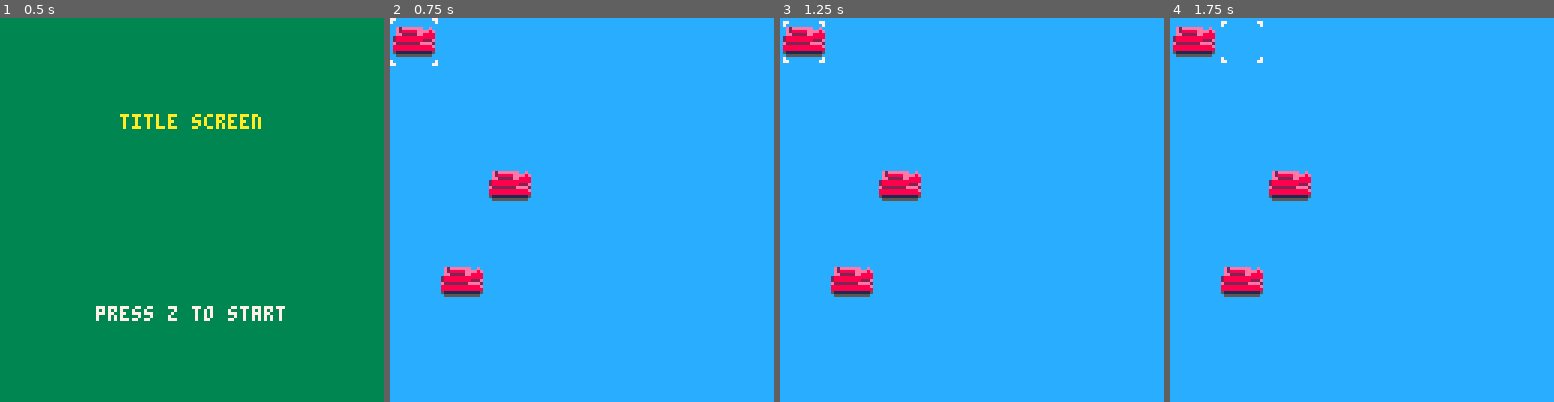
Above: before the commit, frames 1-4 (left to right).
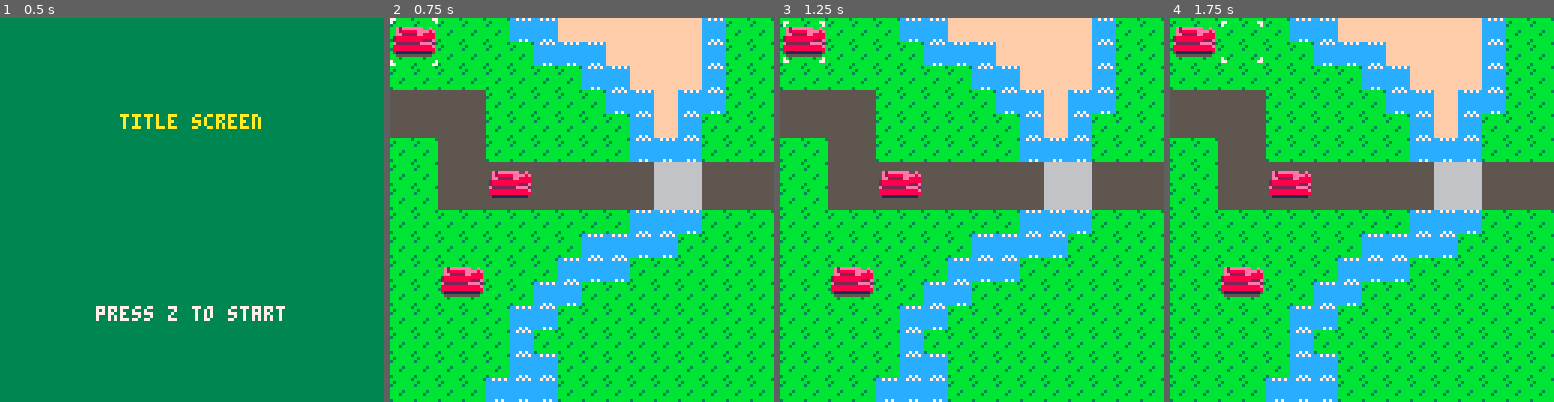
Above: after the commit, the same moments.

Repository: wbprice/pico-wars
Game: PICO-8 cartridge pico-wars.p8
The game is run twice, just before and just after one commit, with the same random seed, the same clock (stepped at 60 frames per second) and the same inputs.
Inputs:
- Up to frame 1 (0.5 s): no input
- Up to frame 2 (0.75 s): tap O (Z key) at 0.7 s
- Up to frame 3 (1.25 s): no input
- Up to frame 4 (1.75 s): hold Right from 1.6 s (still down); tap O (Z key) at 1.7 s

Frame 1 is identical in both runs. In frame 2, 83% of the frame differs, in the area x 0-100%, y 0-100%; in frame 3, 83%; in frame 4, 83%.

Commit message:
click actions next

Diff:
--- a/pico-wars.p8
+++ b/pico-wars.p8
@@ -83,9 +83,9 @@
 	setmetatable(unit, unit_class)
 	unit.x = x or 0
 	unit.y = y or 0
-	unit.active = true
+	unit.acted = false
+	unit.moved = false
 	unit.faction = faction or 'red'
-	unit.movement_range = 2
 	unit.direction = 'right'
 	return unit
 end
@@ -97,7 +97,6 @@
 function tank_class:new(x, y)
 	tank = unit_class:new(x, y)
 	setmetatable(tank, tank_class)
-	tank.movement_range = 4
 	return tank
 end
 
@@ -106,7 +105,7 @@
 	spr(3, self.x * 16, self.y * 16 + 10, 1, 1)
 	spr(3, self.x * 16 + 8, self.y * 16 + 10, 1, 1, true)
 	-- top
-	if self.active and headbob then
+	if not self.acted and headbob then
 		spr(1, self.x * 16, self.y * 16 + 3, 2, 2)
 	else
 		spr(1, self.x * 16, self.y * 16 + 2, 2, 2)
@@ -170,7 +169,7 @@
 end
 
 function gamedraw()
-	rectfill(0,0,screenwidth, screenheight, 12)
+    map(0, 0, 0, 0, 16, 16)
 	tank0:draw()
 	tank1:draw()
 	tank2:draw()
@@ -360,165 +359,165 @@
 0000000000000000000000000000000000000000000000000000000000000000000000000000000000000000000000000000000000000000000000000000000000000000000000000000000000000000000000000000000000000000000000000000000000000000000000000000000000000000000000000000000000000000
 0000000000000000000000000000000000000000000000000000000000000000000000000000000000000000000000000000000000000000000000000000000000000000000000000000000000000000000000000000000000000000000000000000000000000000000000000000000000000000000000000000000000000000
 __map__
-0000000000000000000000000000000000000000000000000000000000000000000000000000000000000000000000000000000000000000000000000000000000000000000000000000000000000000000000000000000000000000000000000000000000000000000000000000000000000000000000000000000000000000
-0000000000000000000000000000000000000000000000000000000000000000000000000000000000000000000000000000000000000000000000000000000000000000000000000000000000000000000000000000000000000000000000000000000000000000000000000000000000000000000000000000000000000000
-0000000000000000000000000000000000000000000000000000000000000000000000000000000000000000000000000000000000000000000000000000000000000000000000000000000000000000000000000000000000000000000000000000000000000000000000000000000000000000000000000000000000000000
-0000000000000000000000000000000000000000000000000000000000000000000000000000000000000000000000000000000000000000000000000000000000000000000000000000000000000000000000000000000000000000000000000000000000000000000000000000000000000000000000000000000000000000
-0000000000000000000000000000000000000000000000000000000000000000000000000000000000000000000000000000000000000000000000000000000000000000000000000000000000000000000000000000000000000000000000000000000000000000000000000000000000000000000000000000000000000000
-0000000000000000000000000000000000000000000000000000000000000000000000000000000000000000000000000000000000000000000000000000000000000000000000000000000000000000000000000000000000000000000000000000000000000000000000000000000000000000000000000000000000000000
-0000000000000000000000000000000000000000000000000000000000000000000000000000000000000000000000000000000000000000000000000000000000000000000000000000000000000000000000000000000000000000000000000000000000000000000000000000000000000000000000000000000000000000
-0000000000000000000000000000000000000000000000000000000000000000000000000000000000000000000000000000000000000000000000000000000000000000000000000000000000000000000000000000000000000000000000000000000000000000000000000000000000000000000000000000000000000000
-0000000000000000000000000000000000000000000000000000000000000000000000000000000000000000000000000000000000000000000000000000000000000000000000000000000000000000000000000000000000000000000000000000000000000000000000000000000000000000000000000000000000000000
-0000000000000000000000000000000000000000000000000000000000000000000000000000000000000000000000000000000000000000000000000000000000000000000000000000000000000000000000000000000000000000000000000000000000000000000000000000000000000000000000000000000000000000
-0000000000000000000000000000000000000000000000000000000000000000000000000000000000000000000000000000000000000000000000000000000000000000000000000000000000000000000000000000000000000000000000000000000000000000000000000000000000000000000000000000000000000000
-0000000000000000000000000000000000000000000000000000000000000000000000000000000000000000000000000000000000000000000000000000000000000000000000000000000000000000000000000000000000000000000000000000000000000000000000000000000000000000000000000000000000000000
-0000000000000000000000000000000000000000000000000000000000000000000000000000000000000000000000000000000000000000000000000000000000000000000000000000000000000000000000000000000000000000000000000000000000000000000000000000000000000000000000000000000000000000
-0000000000000000000000000000000000000000000000000000000000000000000000000000000000000000000000000000000000000000000000000000000000000000000000000000000000000000000000000000000000000000000000000000000000000000000000000000000000000000000000000000000000000000
-0000000000000000000000000000000000000000000000000000000000000000000000000000000000000000000000000000000000000000000000000000000000000000000000000000000000000000000000000000000000000000000000000000000000000000000000000000000000000000000000000000000000000000
-0000000000000000000000000000000000000000000000000000000000000000000000000000000000000000000000000000000000000000000000000000000000000000000000000000000000000000000000000000000000000000000000000000000000000000000000000000000000000000000000000000000000000000
-0000000000000000000000000000000000000000000000000000000000000000000000000000000000000000000000000000000000000000000000000000000000000000000000000000000000000000000000000000000000000000000000000000000000000000000000000000000000000000000000000000000000000000
-0000000000000000000000000000000000000000000000000000000000000000000000000000000000000000000000000000000000000000000000000000000000000000000000000000000000000000000000000000000000000000000000000000000000000000000000000000000000000000000000000000000000000000
-0000000000000000000000000000000000000000000000000000000000000000000000000000000000000000000000000000000000000000000000000000000000000000000000000000000000000000000000000000000000000000000000000000000000000000000000000000000000000000000000000000000000000000
-0000000000000000000000000000000000000000000000000000000000000000000000000000000000000000000000000000000000000000000000000000000000000000000000000000000000000000000000000000000000000000000000000000000000000000000000000000000000000000000000000000000000000000
-0000000000000000000000000000000000000000000000000000000000000000000000000000000000000000000000000000000000000000000000000000000000000000000000000000000000000000000000000000000000000000000000000000000000000000000000000000000000000000000000000000000000000000
-0000000000000000000000000000000000000000000000000000000000000000000000000000000000000000000000000000000000000000000000000000000000000000000000000000000000000000000000000000000000000000000000000000000000000000000000000000000000000000000000000000000000000000
-0000000000000000000000000000000000000000000000000000000000000000000000000000000000000000000000000000000000000000000000000000000000000000000000000000000000000000000000000000000000000000000000000000000000000000000000000000000000000000000000000000000000000000
-0000000000000000000000000000000000000000000000000000000000000000000000000000000000000000000000000000000000000000000000000000000000000000000000000000000000000000000000000000000000000000000000000000000000000000000000000000000000000000000000000000000000000000
-0000000000000000000000000000000000000000000000000000000000000000000000000000000000000000000000000000000000000000000000000000000000000000000000000000000000000000000000000000000000000000000000000000000000000000000000000000000000000000000000000000000000000000
-0000000000000000000000000000000000000000000000000000000000000000000000000000000000000000000000000000000000000000000000000000000000000000000000000000000000000000000000000000000000000000000000000000000000000000000000000000000000000000000000000000000000000000
-0000000000000000000000000000000000000000000000000000000000000000000000000000000000000000000000000000000000000000000000000000000000000000000000000000000000000000000000000000000000000000000000000000000000000000000000000000000000000000000000000000000000000000
-0000000000000000000000000000000000000000000000000000000000000000000000000000000000000000000000000000000000000000000000000000000000000000000000000000000000000000000000000000000000000000000000000000000000000000000000000000000000000000000000000000000000000000
-0000000000000000000000000000000000000000000000000000000000000000000000000000000000000000000000000000000000000000000000000000000000000000000000000000000000000000000000000000000000000000000000000000000000000000000000000000000000000000000000000000000000000000
-0000000000000000000000000000000000000000000000000000000000000000000000000000000000000000000000000000000000000000000000000000000000000000000000000000000000000000000000000000000000000000000000000000000000000000000000000000000000000000000000000000000000000000
-0000000000000000000000000000000000000000000000000000000000000000000000000000000000000000000000000000000000000000000000000000000000000000000000000000000000000000000000000000000000000000000000000000000000000000000000000000000000000000000000000000000000000000
-0000000000000000000000000000000000000000000000000000000000000000000000000000000000000000000000000000000000000000000000000000000000000000000000000000000000000000000000000000000000000000000000000000000000000000000000000000000000000000000000000000000000000000
-…(130 lines of a section not shown)…
+4040404040424261616161616142404000000000000000000000000000000000000000000000000000000000000000000000000000000000000000000000000000000000000000000000000000000000000000000000000000000000000000000000000000000000000000000000000000000000000000000000000000000000
+4040404040404242426161616142404000000000000000000000000000000000000000000000000000000000000000000000000000000000000000000000000000000000000000000000000000000000000000000000000000000000000000000000000000000000000000000000000000000000000000000000000000000000
+4040404040404040424261616142404000000000000000000000000000000000000000000000000000000000000000000000000000000000000000000000000000000000000000000000000000000000000000000000000000000000000000000000000000000000000000000000000000000000000000000000000000000000
+4141414140404040404242614242404000000000000000000000000000000000000000000000000000000000000000000000000000000000000000000000000000000000000000000000000000000000000000000000000000000000000000000000000000000000000000000000000000000000000000000000000000000000
+4141414140404040404042614240404000000000000000000000000000000000000000000000000000000000000000000000000000000000000000000000000000000000000000000000000000000000000000000000000000000000000000000000000000000000000000000000000000000000000000000000000000000000
+4040414140404040404042424240404000000000000000000000000000000000000000000000000000000000000000000000000000000000000000000000000000000000000000000000000000000000000000000000000000000000000000000000000000000000000000000000000000000000000000000000000000000000
+4040414141414141414141515141414150505050000000000000000000000000000000000000000000000000000000000000000000000000000000000000000000000000000000000000000000000000000000000000000000000000000000000000000000000000000000000000000000000000000000000000000000000000
+4040414141414141414141515141414100005000000000000000000000000000000000000000000000000000000000000000000000000000000000000000000000000000000000000000000000000000000000000000000000000000000000000000000000000000000000000000000000000000000000000000000000000000
+4040404040404040404042424240404000000000000000000000000000000000000000000000000000000000000000000000000000000000000000000000000000000000000000000000000000000000000000000000000000000000000000000000000000000000000000000000000000000000000000000000000000000000
+4040404040404040424242424040404000000000000000000000000000000000000000000000000000000000000000000000000000000000000000000000000000000000000000000000000000000000000000000000000000000000000000000000000000000000000000000000000000000000000000000000000000000000
+4040404040404042424240404040404000000000000000000000000000000000000000000000000000000000000000000000000000000000000000000000000000000000000000000000000000000000000000000000000000000000000000000000000000000000000000000000000000000000000000000000000000000000
+4040404040404242404040404040404043430000000000000000000000000000000000000000000000000000000000000000000000000000000000000000000000000000000000000000000000000000000000000000000000000000000000000000000000000000000000000000000000000000000000000000000000000000
+4040404040424240404040404040404000000000000000000000000000000000000000000000000000000000000000000000000000000000000000000000000000000000000000000000000000000000000000000000000000000000000000000000000000000000000000000000000000000000000000000000000000000000
+4040404040424040404040404040404000000000000000000000000000000000000000000000000000000000000000000000000000000000000000000000000000000000000000000000000000000000000000000000000000000000000000000000000000000000000000000000000000000000000000000000000000000000
+4040404040424240404040404040404000000000000000000000000000000000000000000000000000000000000000000000000000000000000000000000000000000000000000000000000000000000000000000000000000000000000000000000000000000000000000000000000000000000000000000000000000000000
+4040404042424240404040404040404000000000000000000000000000000000000000000000000000000000000000000000000000000000000000000000000000000000000000000000000000000000000000000000000000000000000000000000000000000000000000000000000000000000000000000000000000000000
+4040404042424242404040404040404000000000000000000000000000000000000000000000000000000000000000000000000000000000000000000000000000000000000000000000000000000000000000000000000000000000000000000000000000000000000000000000000000000000000000000000000000000000
+4043434343434343434343434343430000000000000000000000000000000000000000000000000000000000000000000000000000000000000000000000000000000000000000000000000000000000000000000000000000000000000000000000000000000000000000000000000000000000000000000000000000000000
+4000000000000000000000000000000000000000000000000000000000000000000000000000000000000000000000000000000000000000000000000000000000000000000000000000000000000000000000000000000000000000000000000000000000000000000000000000000000000000000000000000000000000000
+0000000000000000000000000000000000000000000000000000000000000000000000000000000000000000000000000000000000000000000000000000000000000000000000000000000000000000000000000000000000000000000000000000000000000000000000000000000000000000000000000000000000000000
+0000000000000000000000000000000000000000000000000000000000000000000000000000000000000000000000000000000000000000000000000000000000000000000000000000000000000000000000000000000000000000000000000000000000000000000000000000000000000000000000000000000000000000
+0000000000000000000000000000000000000000000000000000000000000000000000000000000000000000000000000000000000000000000000000000000000000000000000000000000000000000000000000000000000000000000000000000000000000000000000000000000000000000000000000000000000000000
+0000000000000000000000000000000000000000000000000000000000000000000000000000000000000000000000000000000000000000000000000000000000000000000000000000000000000000000000000000000000000000000000000000000000000000000000000000000000000000000000000000000000000000
+0000000000000000000000000000000000000000000000000000000000000000000000000000000000000000000000000000000000000000000000000000000000000000000000000000000000000000000000000000000000000000000000000000000000000000000000000000000000000000000000000000000000000000
+0000000000000000000000000000000000000000000000000000000000000000000000000000000000000000000000000000000000000000000000000000000000000000000000000000000000000000000000000000000000000000000000000000000000000000000000000000000000000000000000000000000000000000
+0000000000000000000000000000000000000000000000000000000000000000000000000000000000000000000000000000000000000000000000000000000000000000000000000000000000000000000000000000000000000000000000000000000000000000000000000000000000000000000000000000000000000000
+0000000000000000000000000000000000000000000000000000000000000000000000000000000000000000000000000000000000000000000000000000000000000000000000000000000000000000000000000000000000000000000000000000000000000000000000000000000000000000000000000000000000000000
+0000000000000000000000000000000000000000000000000000000000000000000000000000000000000000000000000000000000000000000000000000000000000000000000000000000000000000000000000000000000000000000000000000000000000000000000000000000000000000000000000000000000000000
+0000000000000000000000000000000000000000000000000000000000000000000000000000000000000000000000000000000000000000000000000000000000000000000000000000000000000000000000000000000000000000000000000000000000000000000000000000000000000000000000000000000000000000
+0000000000000000000000000000000000000000000000000000000000000000000000000000000000000000000000000000000000000000000000000000000000000000000000000000000000000000000000000000000000000000000000000000000000000000000000000000000000000000000000000000000000000000
+0000000000000000000000000000000000000000000000000000000000000000000000000000000000000000000000000000000000000000000000000000000000000000000000000000000000000000000000000000000000000000000000000000000000000000000000000000000000000000000000000000000000000000
+0000000000000000000000000000000000000000000000000000000000000000000000000000000000000000000000000000000000000000000000000000000000000000000000000000000000000000000000000000000000000000000000000000000000000000000000000000000000000000000000000000000000000000
+…(130 lines of a section not shown)…
Not shown, changed: 24 lines of the sprite sheet (__gfx__) section of pico-wars.p8
